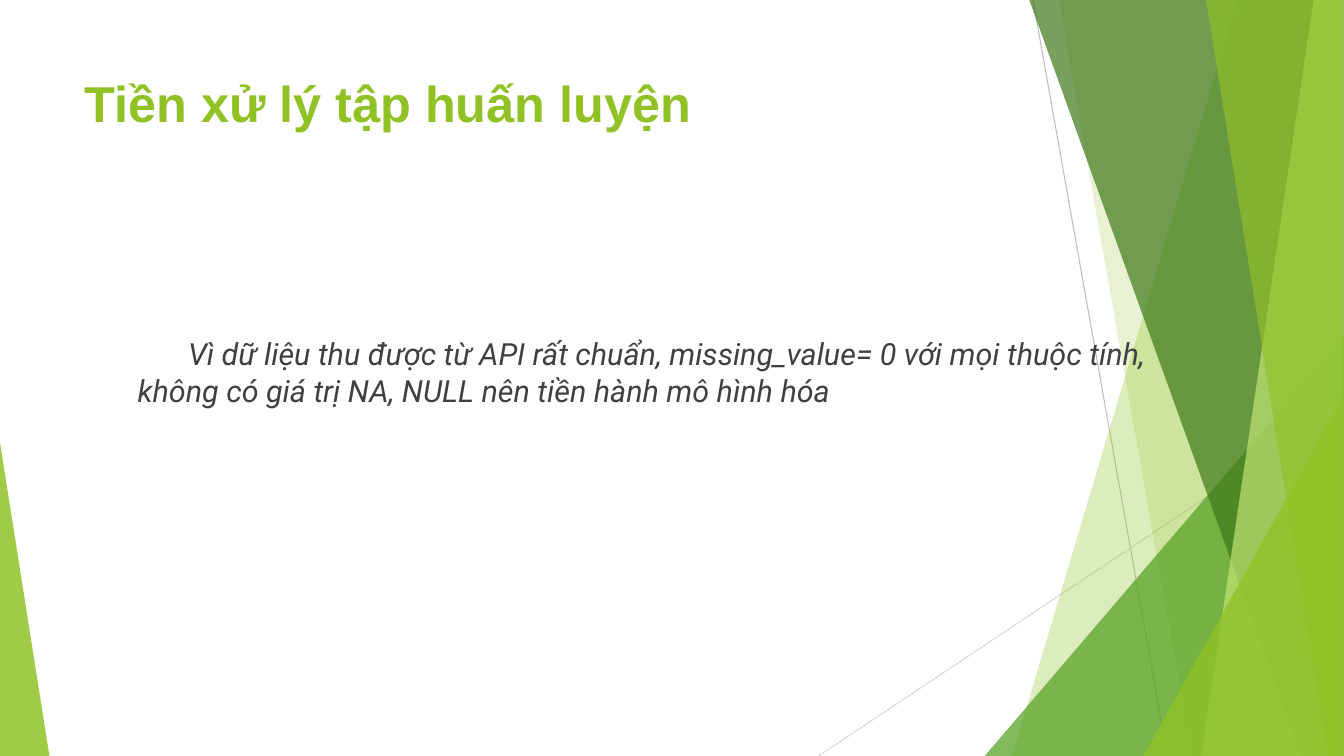
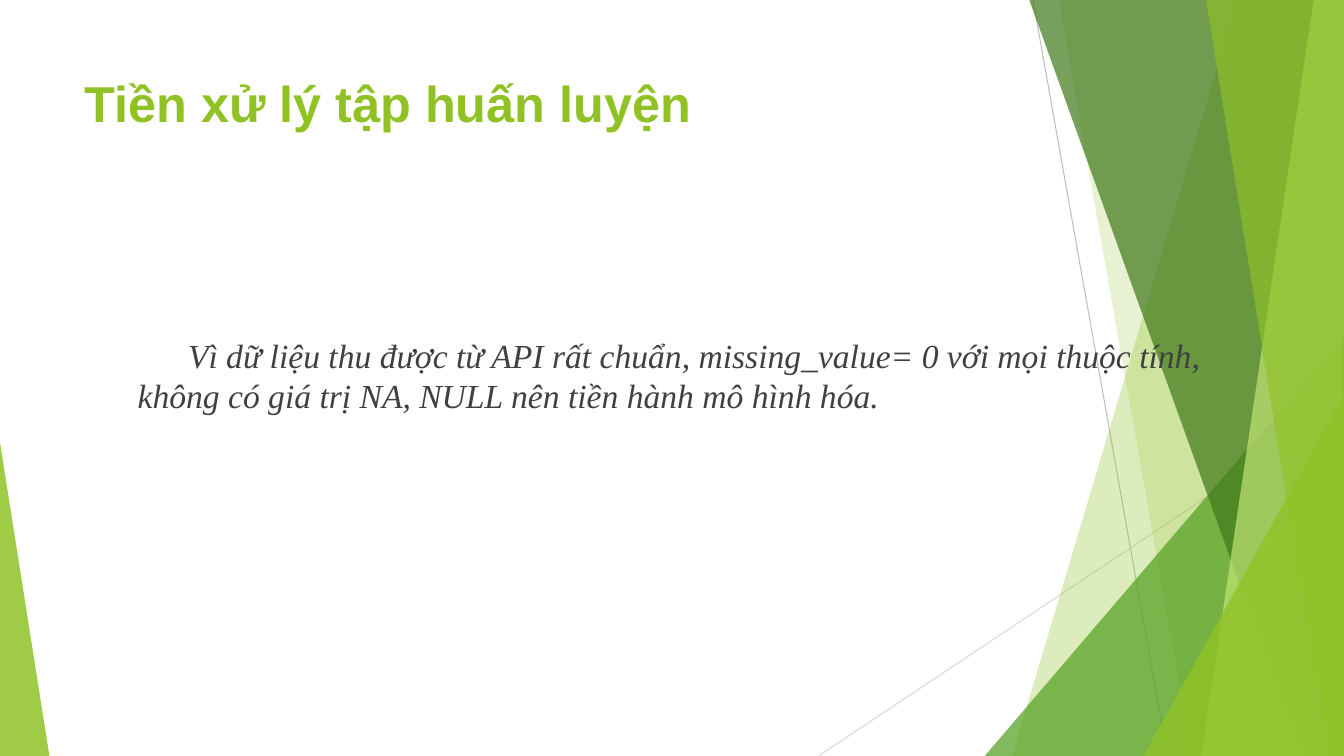
Before and after one commit to JustKidding2K/Data-science-Final-project, a slide deck: slide 13 of Slide.pptx. Drawn at 1344x756 pixels with LibreOffice and Linux fonts; fonts in the diff are those of the drawing. Boxes give left, top, right and bottom in pixels: in the first picture for what was removed or moved away, otherwise in the second. Text is boxed around its words. In the diff, an @@ line names an element or a change of style, - is before the commit and + after.

```diff
--- a/Slide.pptx
+++ b/Slide.pptx
@@ text at [138, 342, 1200, 415]: text changed; size 21.8 to 24.1 pt; font Roboto to Times New Roman @@
-Vì dữ liệu thu được từ API rất chuẩn, missing_value= 0 với mọi thuộc tính, không có giá trị NA, NULL nên tiền hành mô hình hóa
+Vì dữ liệu thu được từ API rất chuẩn, missing_value= 0 với mọi thuộc tính, không có giá trị NA, NULL nên tiền hành mô hình hóa.
```
Also in this commit, not shown: 15 other slides changed, 1 other file.
